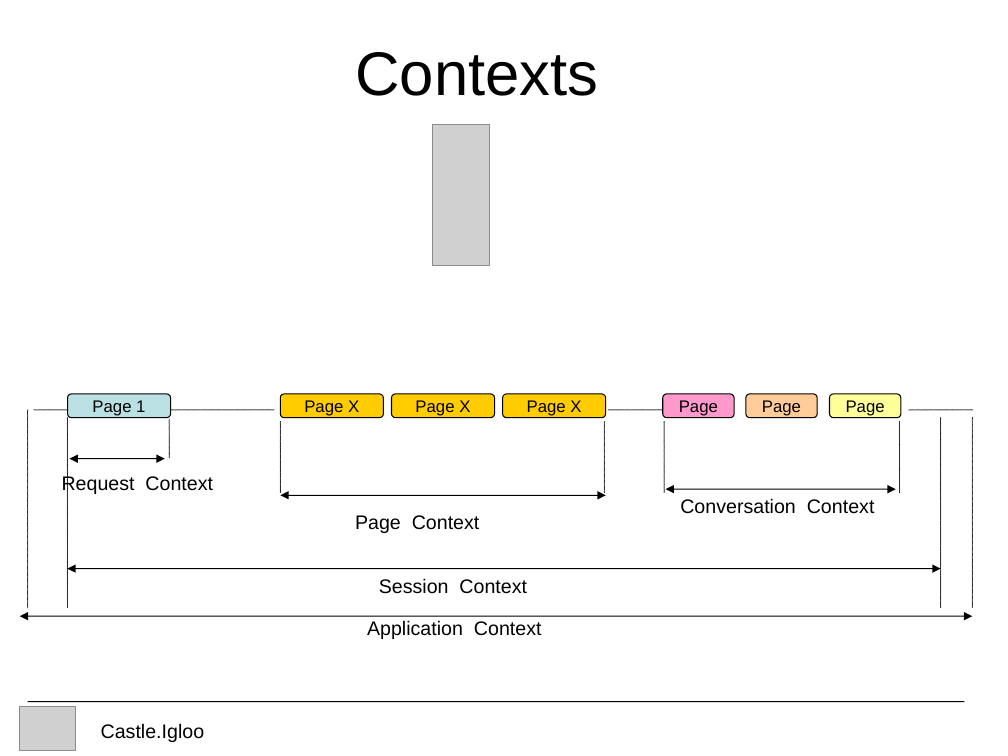
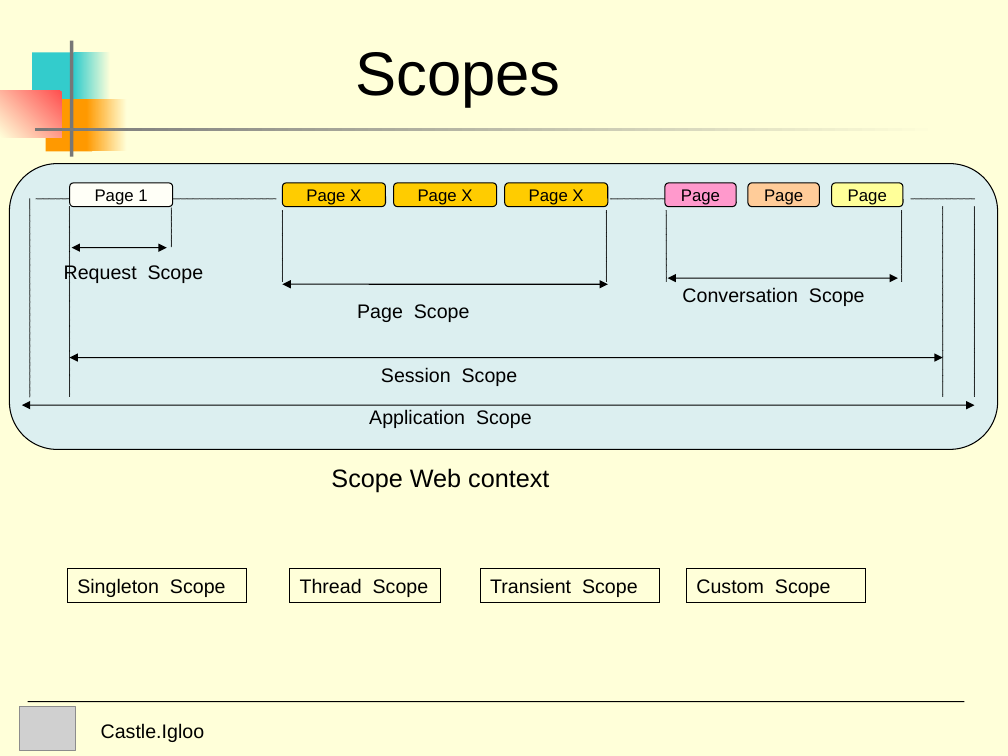
Before and after one commit to FranciscoJose74/Castle-Windosor, a slide deck: slide 5 of Experiments/Castle.Igloo/doc/Igloo Presentation.ppt (slide 6 before the commit). Drawn at 1008x756 pixels with LibreOffice and Linux fonts; fonts in the diff are those of the drawing; grey boxes stand for pictures. Boxes give left, top, right and bottom in pixels: in the first picture for what was removed or moved away, otherwise in the second. Text is boxed around its words. In the diff, an @@ line names an element or a change of style, - is before the commit and + after.

```diff
--- a/Experiments/Castle.Igloo/doc/Igloo Presentation.ppt
+++ b/Experiments/Castle.Igloo/doc/Igloo Presentation.ppt
@@ background #FFFFFF to #FFFFD9 @@
@@ rectangle added at [32,52,81,105], fill #33CCCC @@
@@ rectangle added at [70,40,73,156], fill #777777 @@
@@ rectangle added at [75,52,111,105], fill gradient #FFFFD9 to #33CCCC @@
@@ text removed at [355,52,598,96] @@
-Contexts
@@ text added at [355,52,560,107], 44 pt, text #000000 @@
+Scopes
@@ rectangle added at [0,91,61,137], fill gradient #FF5050 to #FFFFD9 @@
@@ rectangle added at [45,99,92,151], fill #FF9900 @@
@@ rectangle added at [87,99,127,151], fill gradient #FFFFD9 to #FF9900 @@
@@ rectangle added at [35,128,942,131], fill gradient #FFFFD9 to #777777 @@
@@ picture removed at [432,124,489,265] @@
@@ 2 lines, 1 rounded rectangle: place and size @@
-2 lines, 1 rounded rectangle at [27,394,734,608]
+2 lines, 1 rounded rectangle at [30,182,737,397]
@@ rounded rectangle "Page 1" at [70,182,172,207]: fill #BBE0E3 to #FFFFF7 @@
@@ 9 lines, 6 rounded rectangles, 3 double arrows: place and size @@
-9 lines, 6 rounded rectangles, 3 double arrows at [33,394,973,608]
+9 lines, 6 rounded rectangles, 3 double arrows at [35,182,975,397]
@@ line moved from (973, 410) - (909, 410) to (673, 199) - (610, 199) @@
@@ line moved from (670, 410) - (607, 410) to (975, 199) - (911, 199) @@
@@ group added at [9,163,997,450]: 5 texts, 1 rounded rectangle @@
+Application Scope
+Session Scope
+Page Scope
+Request Scope
+Conversation Scope
@@ double arrow moved from (20, 616) - (973, 616) to (70, 358) - (942, 358) @@
@@ double arrow moved from (68, 569) - (940, 569) to (22, 405) - (975, 405) @@
@@ text removed at [62,474,213,494] @@
-Request Context
@@ text added at [331,468,549,493], 18 pt, text #000000 @@
+Scope Web context
@@ text removed at [680,498,875,514] @@
-Conversation Context
@@ text removed at [355,515,480,533] @@
-Page Context
@@ rectangle added at [68,569,247,603], outline #000000 0.74 pt, 14 pt, text #000000 @@
+Singleton Scope
@@ rectangle added at [289,569,440,603], outline #000000 0.74 pt, 14 pt, text #000000 @@
+Thread Scope
@@ rectangle added at [480,569,659,603], outline #000000 0.74 pt, 14 pt, text #000000 @@
+Transient Scope
@@ rectangle added at [686,569,866,603], outline #000000 0.74 pt, 14 pt, text #000000 @@
+Custom Scope
@@ text removed at [379,578,527,594] @@
-Session Context
@@ text removed at [367,620,542,639] @@
-Application Context
```
Also in this commit, not shown: 11 other slides changed, 8 slides added, 1 slide removed, 2 other files.
